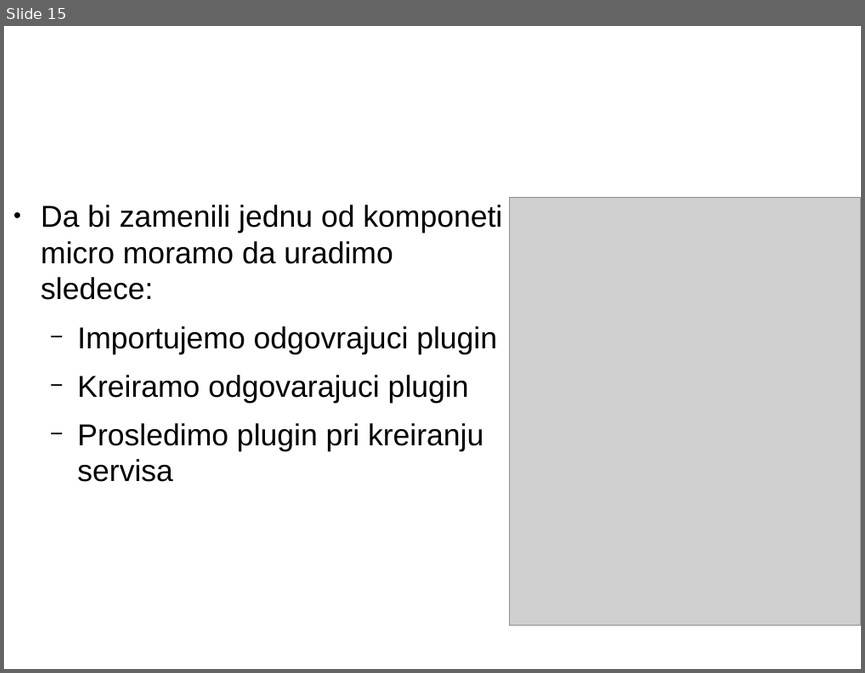
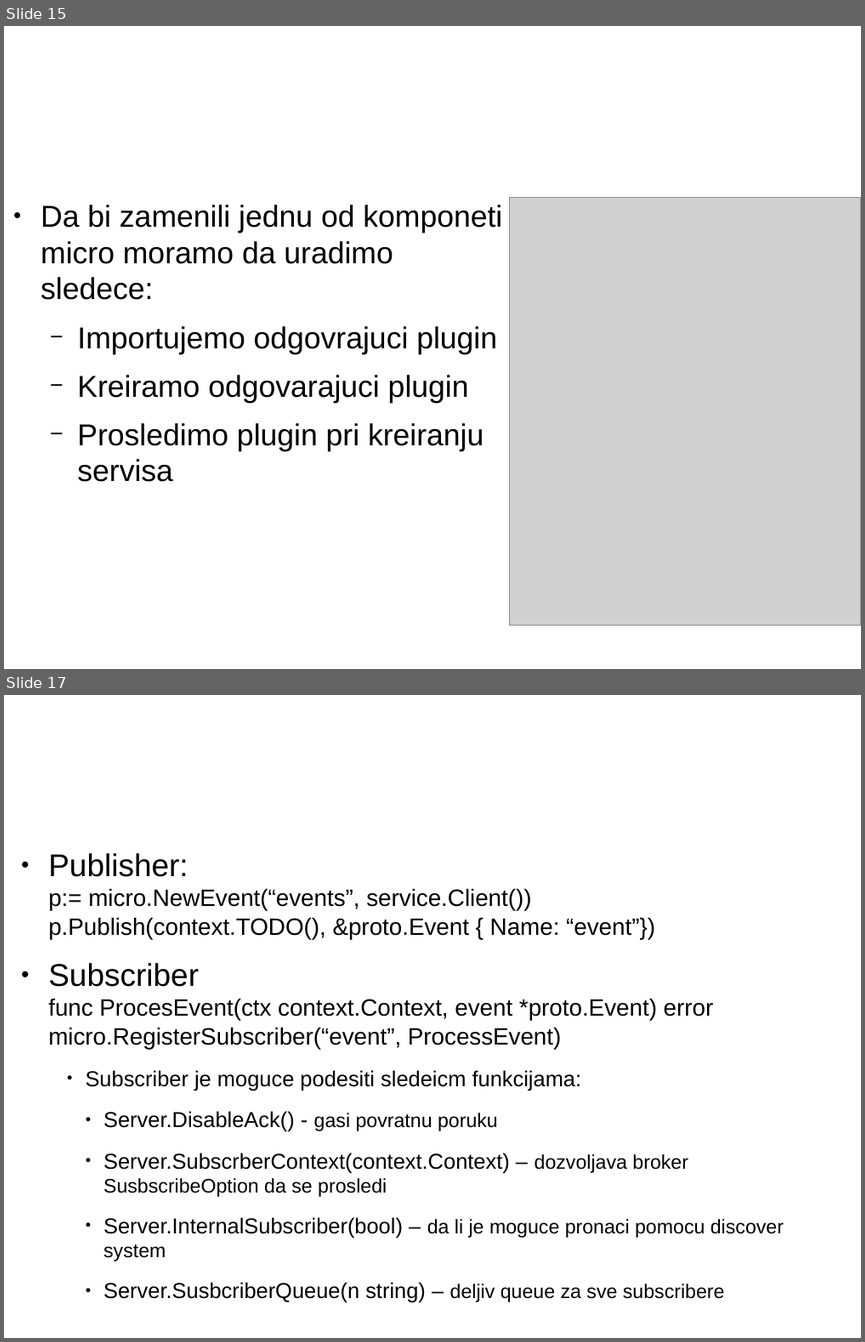
Before and after one commit to CommName/Go-micro-DemoApp, a slide deck: GoMicroUvod.pptx. Shown one above the other, each under a label of ours: slide 15 before the commit, slides 15 and 17 after it; the slides between them are not shown. The pictures are 865x673 and 865x1342 pixels, drawn with LibreOffice and Linux fonts; fonts in the diff are those of the drawing; grey boxes stand for pictures; background and template pictures are left out. Boxes give left, top, right and bottom in pixels: in the first picture for what was removed or moved away, otherwise in the second. Text is boxed around its words. In the diff, an @@ line names an element or a change of style, - is before the commit and + after.

Commit message:
Web server and routing pages

```diff
--- a/GoMicroUvod.pptx
+++ b/GoMicroUvod.pptx
@@ slide 17 added at (4, 695, 861, 1338), background picture (left out) @@
@@ text added at (46, 721, 818, 828), 44 pt, text #FFFFFF @@
+Pub Sub
@@ text added at (48, 853, 783, 1302), 21.8 pt, text #000000 @@
+● Publisher:
+  p:= micro.NewEvent(“events”, service.Client())
+  p.Publish(context.TODO(), &proto.Event { Name: “event”})
+● Subscriber
+  func ProcesEvent(ctx context.Context, event *proto.Event) error
+  micro.RegisterSubscriber(“event”, ProcessEvent)
+      ● Subscriber je moguce podesiti sledeicm funkcijama:
+        ● Server.DisableAck() - gasi povratnu poruku
+        ● Server.SubscrberContext(context.Context) – dozvoljava broker SusbscribeOption da se prosledi
+        ● Server.InternalSubscriber(bool) – da li je moguce pronaci pomocu discover system
+        ● Server.SusbcriberQueue(n string) – deljiv queue za sve subscribere
```
Also in this commit, not shown: 1 slide changed, 4 other slides added, 4 other files.
